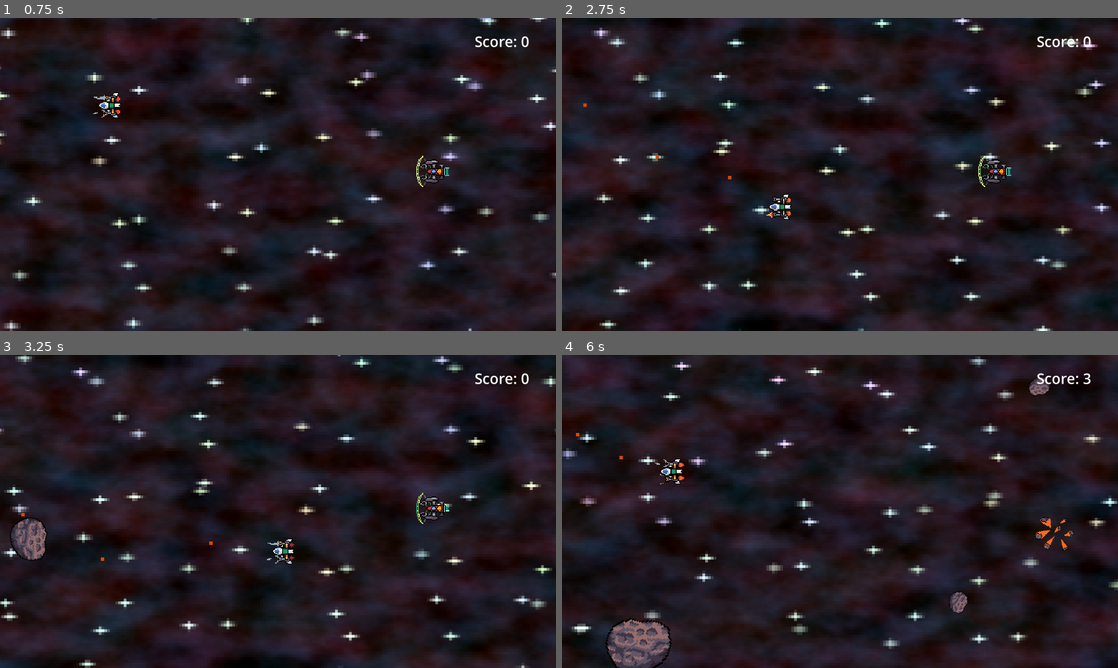
Above: before the commit, frames 1-4 (two rows, left to right).
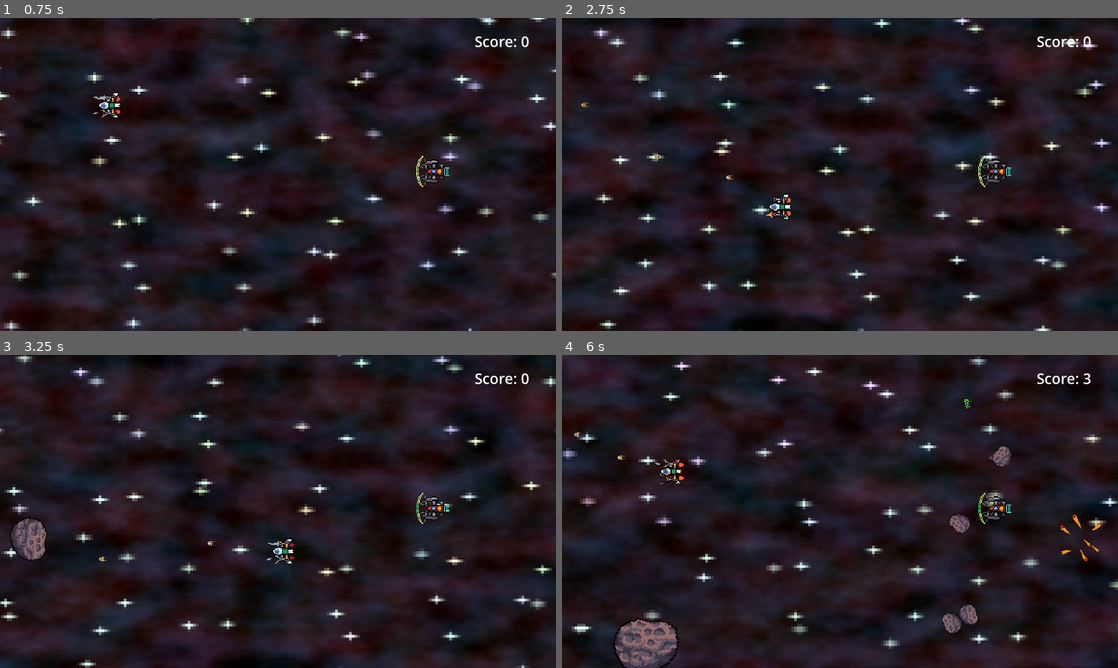
Above: after the commit, the same moments.

Repository: Yekt/SyntaxSoup
Game: Godot game, scene res://scenes/screens/start.tscn
Two runs of this game, one before a commit and one after it. Both use one fixed random seed, a clock stepped at 60 frames per second and the inputs below. The engine's default icon, where the game draws it, is replaced by a stand-in: a white triangle on a blue panel in a dark square.
Inputs:
- Up to frame 1 (0.75 s): click "Start Game" at 0.5 s
- Up to frame 2 (2.75 s): hold D (attacker_right) 1.28-2.03 s; hold S (attacker_down) from 2.03 s (still down)
- Up to frame 3 (3.25 s): release S (attacker_down) at 2.78 s; hold D (attacker_right) from 2.78 s (still down)
- Up to frame 4 (6 s): release D (attacker_right) at 3.53 s; hold W (attacker_up) 3.53-4.28 s; hold A (attacker_left) 4.28-5.78 s; hold S (attacker_down) from 5.78 s (still down)

Frame 1 is identical in both runs. In frame 2, less than 0.1% of the frame differs, in the area x 3-31%, y 26-52%; in frame 3, less than 0.1%; in frame 4, 2.7%, in the area x 2-98%, y 6-100%.

Commit message:
add gun shoots

Diff:
--- a/scenes/entities/projectile.gd
+++ b/scenes/entities/projectile.gd
@@ -5,6 +5,9 @@
 @export var SPEED = 1000
 @export var DRAWN = false
 
+
+func _ready():
+	$AnimatedSprite2D.play('default')
 
 func _physics_process(delta):
 	var direction = Vector2.LEFT
--- a/scenes/entities/projectile.tscn
+++ b/scenes/entities/projectile.tscn
@@ -1,21 +1,51 @@
-[gd_scene load_steps=3 format=3 uid="uid://bw8gxbeyjunoh"]
+[gd_scene load_steps=9 format=3 uid="uid://bw8gxbeyjunoh"]
 
 [ext_resource type="Script" path="res://scenes/entities/projectile.gd" id="1_ds5kl"]
+[ext_resource type="Texture2D" uid="uid://d02ph8hypan65" path="res://scenes/textures/Autocannon projectiles.png" id="2_psou6"]
 
 [sub_resource type="CircleShape2D" id="CircleShape2D_e66py"]
-radius = 7.0
+radius = 9.0
+
+[sub_resource type="AtlasTexture" id="AtlasTexture_xjls7"]
+atlas = ExtResource("2_psou6")
+region = Rect2(0, 0, 32, 32)
+
+[sub_resource type="AtlasTexture" id="AtlasTexture_8e344"]
+atlas = ExtResource("2_psou6")
+region = Rect2(32, 0, 32, 32)
+
+[sub_resource type="AtlasTexture" id="AtlasTexture_qqo5c"]
+atlas = ExtResource("2_psou6")
+region = Rect2(64, 0, 32, 32)
+
+[sub_resource type="AtlasTexture" id="AtlasTexture_sogjk"]
+atlas = ExtResource("2_psou6")
+region = Rect2(96, 0, 32, 32)
+
+[sub_resource type="SpriteFrames" id="SpriteFrames_fa0ro"]
+animations = [{
+"frames": [{
+"duration": 1.0,
+"texture": SubResource("AtlasTexture_xjls7")
+}, {
+"duration": 1.0,
+"texture": SubResource("AtlasTexture_8e344")
+}, {
+"duration": 1.0,
+"texture": SubResource("AtlasTexture_qqo5c")
+}, {
+"duration": 1.0,
+"texture": SubResource("AtlasTexture_sogjk")
+}],
+"loop": true,
+"name": &"default",
+"speed": 5.0
+}]
 
 [node name="Projectile" type="Area2D"]
 top_level = true
 collision_mask = 8
 script = ExtResource("1_ds5kl")
-
-[node name="ColorRect" type="ColorRect" parent="."]
-offset_left = -6.0
-offset_top = -6.0
-offset_right = 6.0
-offset_bottom = 6.0
-color = Color(0.830429, 0.288449, 0, 1)
 
 [node name="OnScreenChecker" type="VisibleOnScreenNotifier2D" parent="."]
 position = Vector2(-9.23872e-07, -5.96046e-08)
@@ -24,4 +54,9 @@
 [node name="HitBox" type="CollisionShape2D" parent="."]
 shape = SubResource("CircleShape2D_e66py")
 
+[node name="AnimatedSprite2D" type="AnimatedSprite2D" parent="."]
+rotation = -1.5708
+scale = Vector2(1.5, 1.5)
+sprite_frames = SubResource("SpriteFrames_fa0ro")
+
 [connection signal="screen_exited" from="OnScreenChecker" to="." method="on_screen_exited"]
